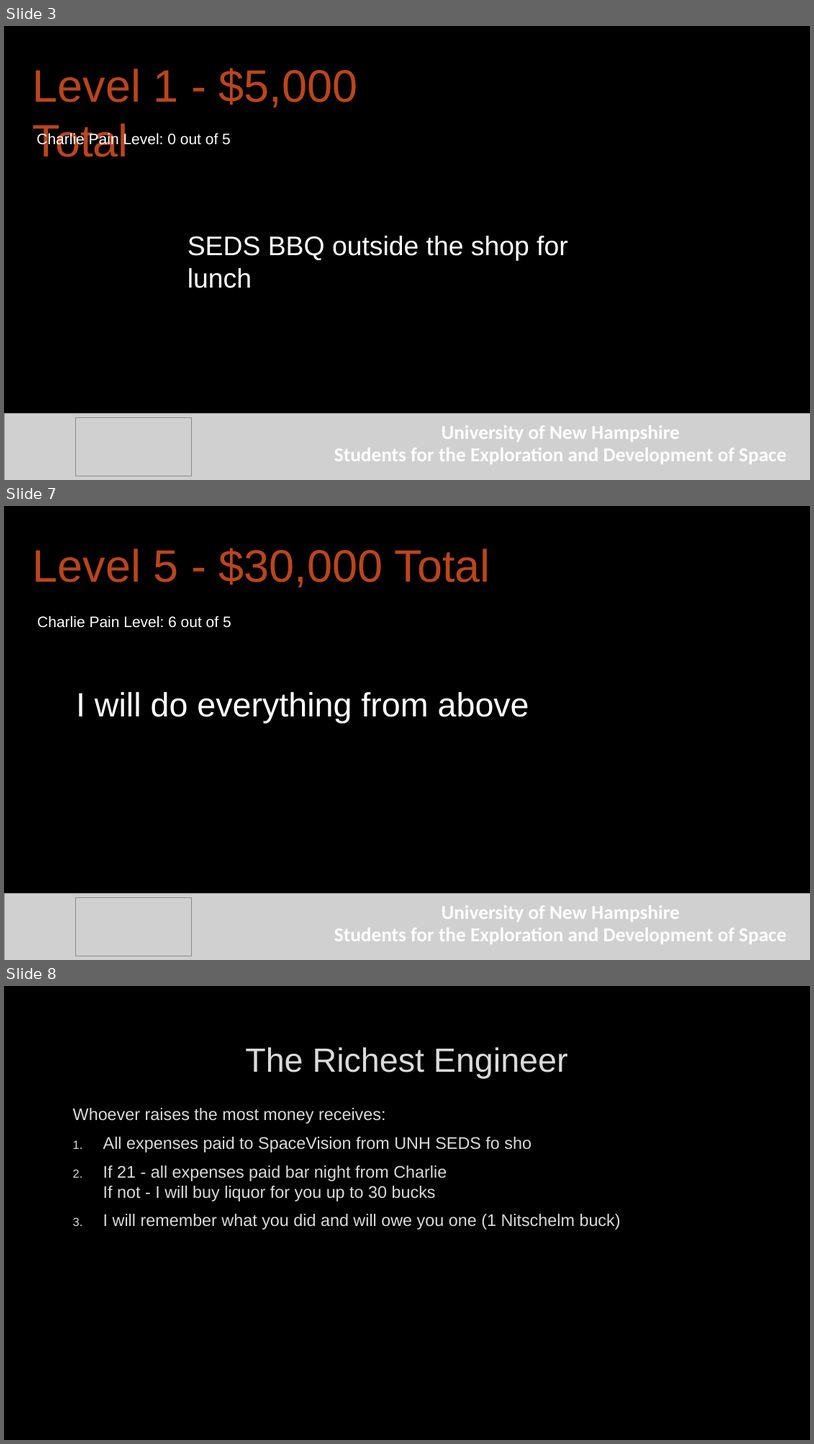
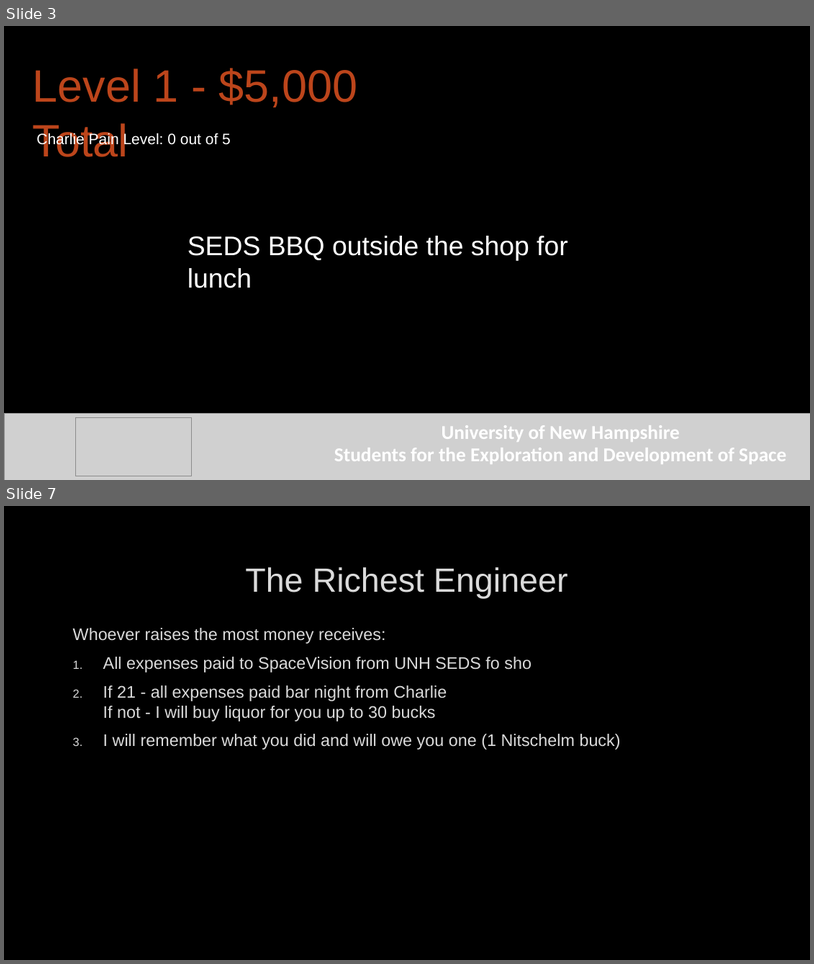
Before and after one commit to Maeswoon/UNHSEDS, a slide deck: Business/President Achrives/Presentation/Finance Incentive Program.pptx. Shown one above the other, each under a label of ours: slides 3, 7 and 8 before the commit, slides 3 and 7 after it; the slides between them are not shown. The pictures are 814x1444 and 814x964 pixels, drawn with LibreOffice and Linux fonts; fonts in the diff are those of the drawing; grey boxes stand for pictures; background and template pictures are left out. Boxes give left, top, right and bottom in pixels: in the first picture for what was removed or moved away, otherwise in the second. Text is boxed around its words. In the diff, an @@ line names an element or a change of style, - is before the commit and + after.

```diff
--- a/Business/President Achrives/Presentation/Finance Incentive Program.pptx
+++ b/Business/President Achrives/Presentation/Finance Incentive Program.pptx
@@ slide 7 removed at (4,506,810,960), background picture (left out) @@
@@ text removed at (33,548,491,587) @@
-Level 5 - $30,000 Total
@@ text removed at (37,615,232,628) @@
-Charlie Pain Level: 6 out of 5
@@ text removed at (76,692,530,723) @@
-I will do everything from above
@@ picture removed at (4,893,810,960) @@
@@ picture removed at (75,898,191,956) @@
@@ text removed at (334,905,787,944) @@
-University of New Hampshire
-Students for the Exploration and Development of Space
@@ what was slide 8 is now slide 7 @@
```
Also in this commit, not shown: 3 slides changed.
